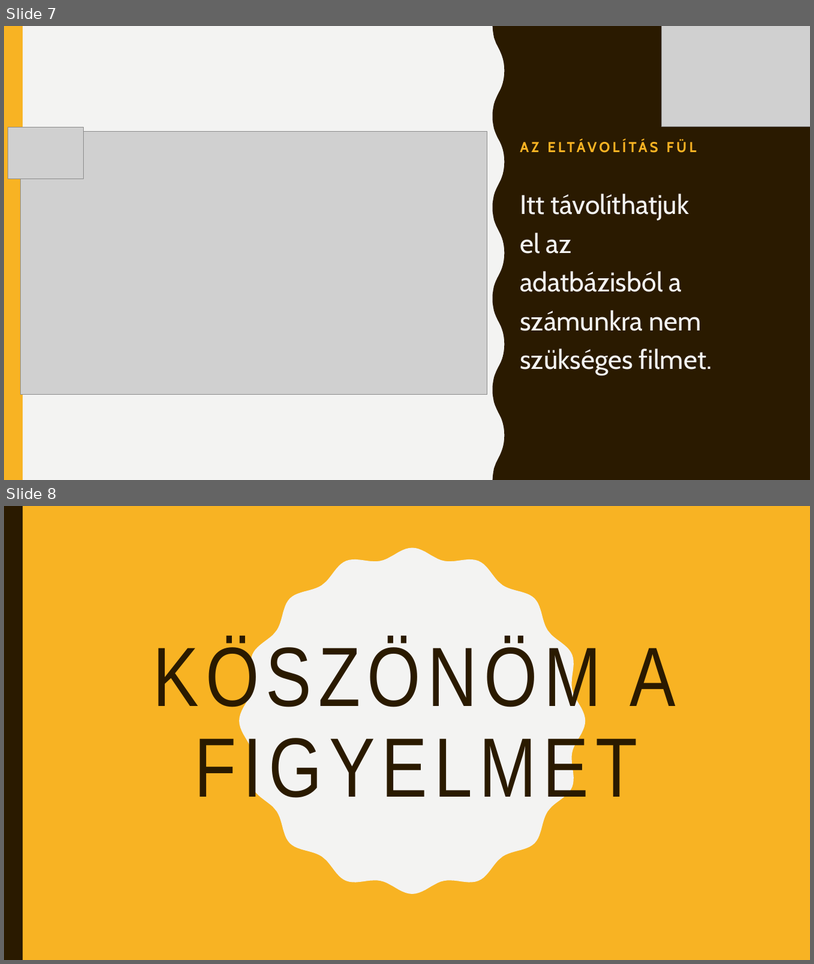
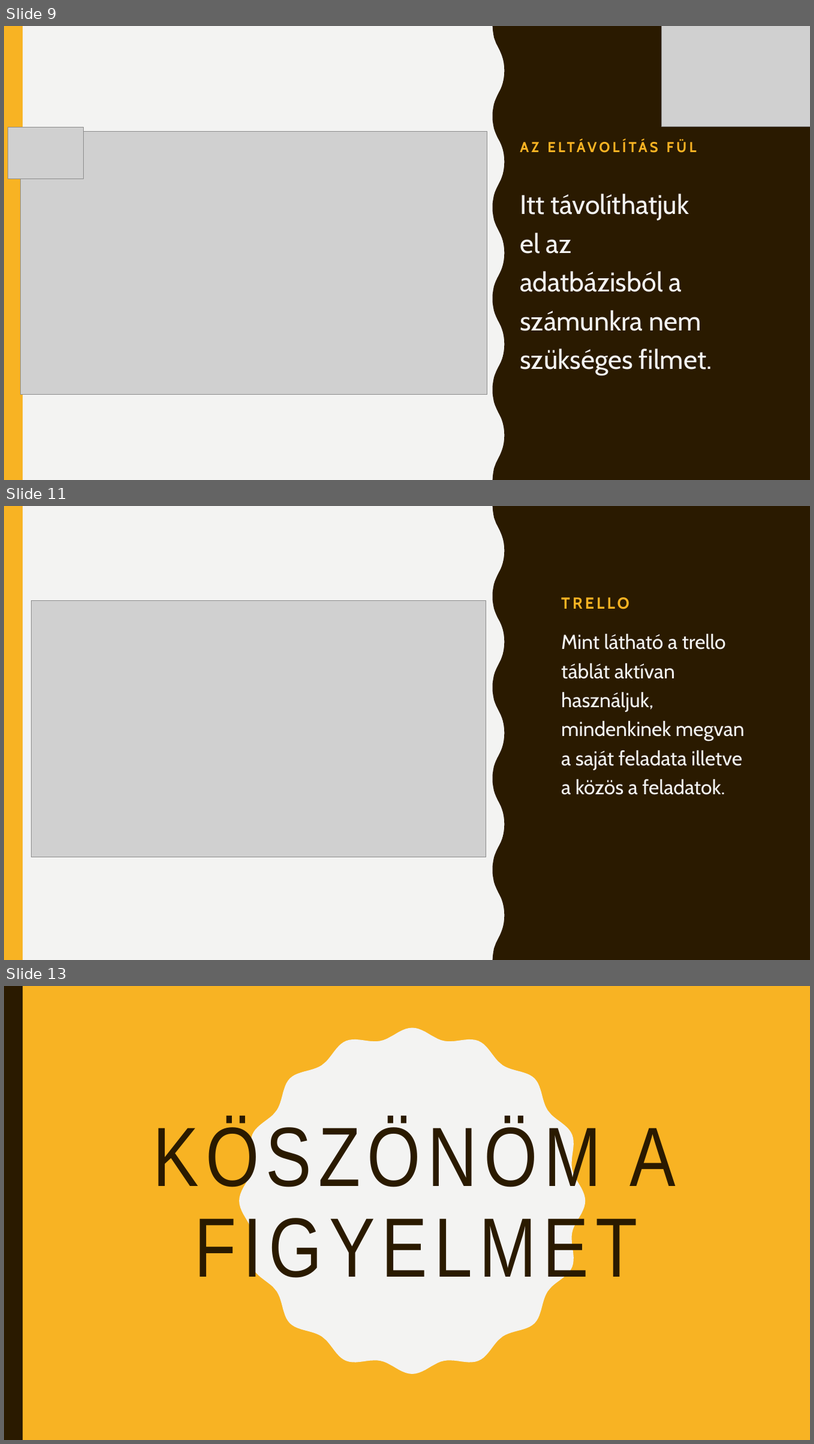
Before and after one commit to zorrrozotya/SFMproject, a slide deck: bemutato/Prezentacio.pptx. Shown one above the other, each under a label of ours: slides 7 and 8 before the commit, slides 9, 11 and 13 after it; the slides between them are not shown. The pictures are 814x964 and 814x1444 pixels, drawn with LibreOffice and Linux fonts; fonts in the diff are those of the drawing; grey boxes stand for pictures. Boxes give left, top, right and bottom in pixels: in the first picture for what was removed or moved away, otherwise in the second. Text is boxed around its words. In the diff, an @@ line names an element or a change of style, - is before the commit and + after.

```diff
--- a/bemutato/Prezentacio.pptx
+++ b/bemutato/Prezentacio.pptx
@@ slide 11 added at <box>4,506,810,960</box>, background #F3F3F2; not listed: 2 template elements that a slide beside it also shows @@
@@ picture added at <box>31,601,486,857</box> @@
@@ title added at <box>561,597,630,609</box>, 19 pt, text #F8B323, bold @@
+TRELLO
@@ text added at <box>561,633,745,795</box>, 24 pt, text #F3F3F2 @@
+Mint látható a trello táblát aktívan használjuk, mindenkinek megvan a saját feladata illetve a közös a feladatok.
@@ what was slide 7 is now slide 9 @@
@@ what was slide 8 is now slide 13 @@
```
Also in this commit, not shown: 2 slides changed, 4 other slides added.
